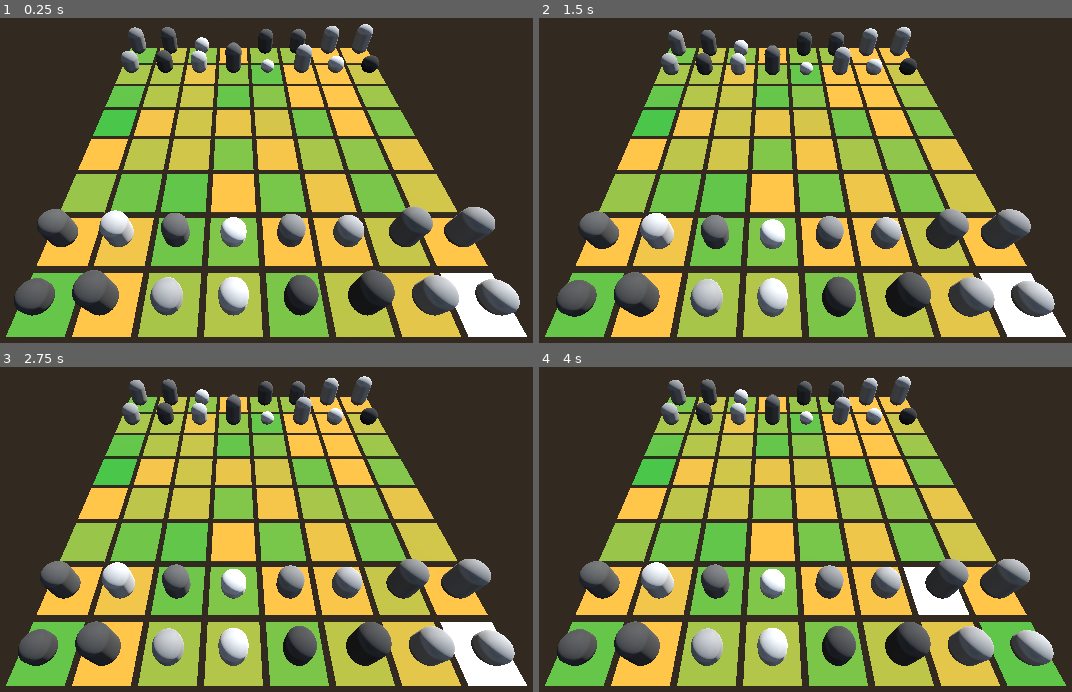
Above: before the commit, frames 1-4 (two rows, left to right).
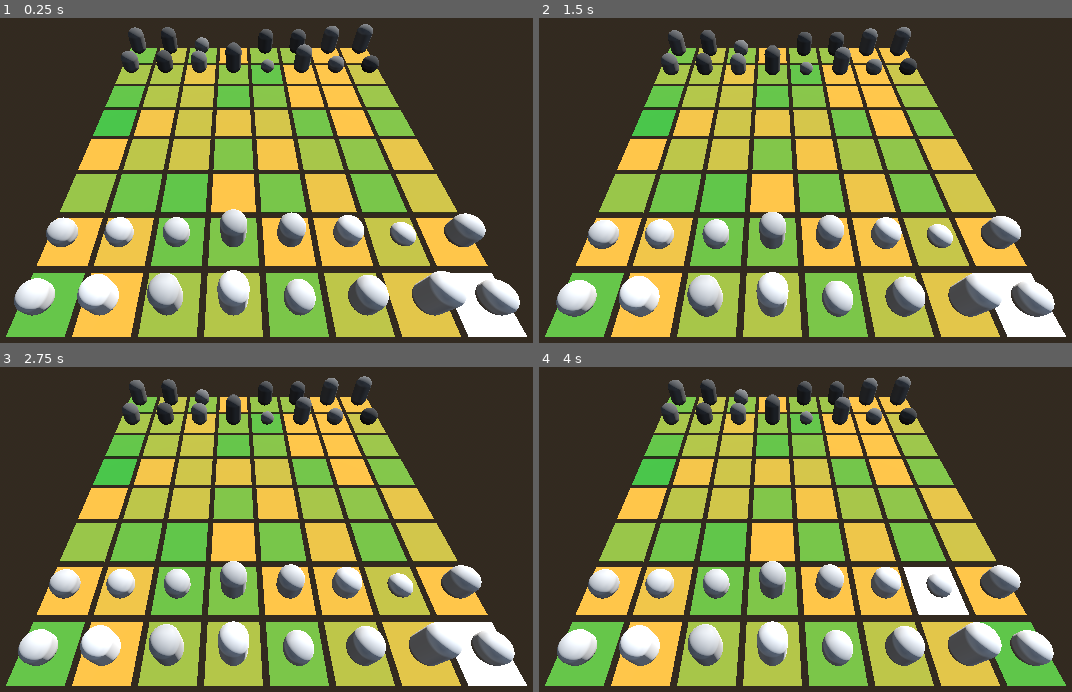
Above: after the commit, the same moments.

Repository: andygagnon/godot-move-units-1
Game: Godot game, scene res://root.tscn
Same seed, same stepped clock (60 frames per second), same inputs: the game is played once before the commit and once after it.
Inputs (mouse positions are in pixels of both pictures, inside the frame that each line leads up to):
- Up to frame 1 (0.25 s): no input
- Up to frame 2 (1.5 s): tap Enter (ui_accept) at 0.5, 0.77 s; move the mouse to (949, 99) at 0.52 s; hold Right (ui_right) 0.53-1.28 s; move the mouse to (613, 144) at 1.27 s; hold Down (ui_down) from 1.28 s (still down)
- Up to frame 3 (2.75 s): tap Enter (ui_accept) at 1.52, 2 s; move the mouse to (314, 373) at 2.02 s; release Down (ui_down) at 2.03 s; hold Right (ui_right) from 2.03 s (still down)
- Up to frame 4 (4 s): tap Enter (ui_accept) at 2.75, 3.02, 3.5, 3.77 s; move the mouse to (730, 562) at 2.77 s; release Right (ui_right) at 2.78 s; hold Up (ui_up) 2.78-3.53 s; move the mouse to (1013, 539) at 3.52 s; hold Left (ui_left) from 3.53 s (still down)

The runs differ from the first frame. In frame 1, 9.4% of the frame differs, in the area x 2-98%, y 1-92%; in frame 2, 9.2%; in frame 3, 9.1%; in frame 4, 9.2%.

Commit message:
Fix selection, highlighting.

Diff:
--- a/root.gd
+++ b/root.gd
@@ -24,6 +24,7 @@
 ## NEW: Container node to hold all Region instances for easy manipulation.
 var regions_container: Node3D
 var reset_regions: bool = false
+var reset_units: bool = false
 
 
 # Called when the node enters the scene tree for the first time.
@@ -214,6 +215,9 @@
 	if reset_regions:
 		reset_regions = false
 		unhighlight_regions()
+	if reset_units:
+		reset_units = false
+		unselect_units()
 
 ## Provides safe access to a region using grid coordinates.
 func get_region(x: int, y: int) -> Region:
@@ -271,6 +275,7 @@
 func _on_selected():
 	# update region selection
 	var region: Region
+	unhighlight_regions()
 	region = get_region( current_pos.x, current_pos.y)
 	region.is_selected = !region.is_selected
 	selected_region = region
@@ -278,8 +283,13 @@
 
 	if region.occupied_unit != null:
 		selected_unit = region.occupied_unit
-		print("\n--- unit selected ---")
-		print("Selected unit: %s" % selected_unit.name)
+		if region.is_selected:
+			unselect_units()
+			selected_unit.is_selected = true
+			print("\n--- unit selected ---")
+			print("Selected unit: %s" % selected_unit.name)
+		else:
+			selected_unit.is_selected = false
 
 
 func _on_accepted():
@@ -300,7 +310,9 @@
 
 	# turn off selection, clear fields
 	reset_regions = true
-
+	reset_units = true
+	if unit != null:
+		unit.is_selected = false
 
 func _is_legal_action( current_region):
 	if current_region.occupied_unit != null :
@@ -319,3 +331,13 @@
 			region_t = get_region( x, z)
 			region_t.is_selected = false
 			#print("\nUnhighlight region %s at grid position %s." % [ region_t.name, region_t.grid_position])
+
+# remove highlight
+func unselect_units():
+	# clear highlight from all regions
+	for x in range(GRID_SIZE):
+		for z in range(GRID_SIZE):
+			var region_t;
+			region_t = get_region( x, z)
+			if region_t.occupied_unit:
+				region_t.occupied_unit.is_selected = false
--- a/unit.gd
+++ b/unit.gd
@@ -12,6 +12,9 @@
 
 var has_moved: bool = false
 var move_position: Vector3
+var is_selected: bool = false
+var unit_material
+var color_original : Color
 
 ## The target list of other Unit nodes.
 var target_units: Array[Unit] = []
@@ -38,12 +41,12 @@
 	self.set_collision_layer_value(LAYER_UNIT, true) # Units are on their own layer (for raycasting)
 	self.set_collision_mask_value(LAYER_REGION, true)  # UNITS collide only with the REGION
 
-	_setup_visuals_and_collision()
+	_setup_visuals_and_collision(name_suffix)
 	print("Initialized unit: %s" % self.name)
 
 
 ## Helper function to create the MeshInstance3D and CollisionShape3D.
-func _setup_visuals_and_collision() -> void:
+func _setup_visuals_and_collision(name_suffix: String = "") -> void:
 	# We use StaticBody3D for physics interaction, although CharacterBody3D is
 	# more common for movable units in a full game.
 	#var static_body := StaticBody3D.new()
@@ -66,10 +69,14 @@
 
 	# Create a simple red material for units
 	var standard_material := StandardMaterial3D.new()
-	var gray = randf_range( 0.2, 0.85);
+	var gray = randf_range( 0.25, 0.45)
+	if name_suffix == "Hero":
+		gray = randf_range( 0.65, 0.85)
 	standard_material.albedo_color = Color(gray, gray, gray)
 	capsule_mesh.material = standard_material
 	prism_mesh.material = standard_material
+	unit_material = standard_material
+	color_original = standard_material.albedo_color
 
 	mesh_instance.mesh = capsule_mesh
 	#mesh_instance.mesh = prism_mesh
@@ -98,3 +105,10 @@
 	if has_moved:
 		global_position = move_position
 		has_moved = false
+
+func _process(delta):
+	# if selected, change color
+	if is_selected:
+		unit_material.albedo_color = Color( 0.8, .5, .5)
+	else:
+		unit_material.albedo_color = color_original
